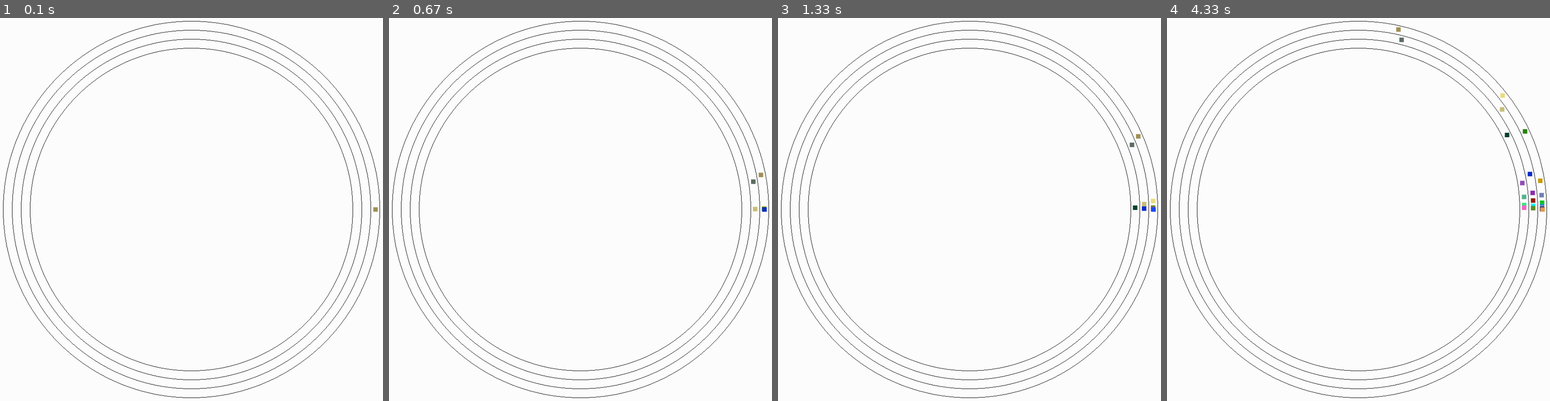
Above: before the commit, frames 1-4 (left to right).
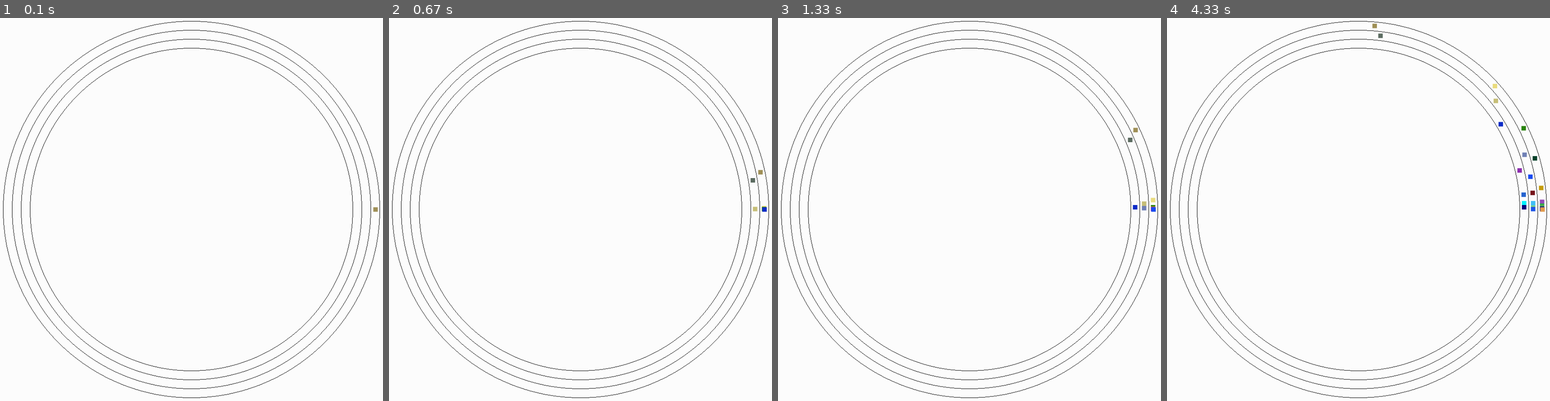
Above: after the commit, the same moments.

Repository: atonderski/TrafficMadness
Game: pygame game, started from traffic_madness/main.py
Two runs of this game, one before a commit and one after it. Both use one fixed random seed, a clock stepped at 60 frames per second and the inputs below.
Inputs:
- Up to frame 1 (0.1 s): no input
- Up to frame 2 (0.67 s): no input
- Up to frame 3 (1.33 s): no input
- Up to frame 4 (4.33 s): no input

Frame 1 is identical in both runs. In frame 2, less than 0.1% of the frame differs, in the area x 94-98%, y 39-44%; in frame 3, 0.1%; in frame 4, 0.5%, in the area x 53-99%, y 1-51%.

Commit message:
Added aggressive car

Diff:
--- a/traffic_madness/car/aggressive_car.py
+++ b/traffic_madness/car/aggressive_car.py
@@ -1,29 +1,19 @@
 from traffic_madness.car import Car
 from traffic_madness.config import Config
+from traffic_madness.car.lane_switching_car import LaneSwitchingCar
 
+class AggressiveCar(LaneSwitchingCar):
+    def __init__(self, position, velocity, lane):
+        config = Config()
+        super().__init__(position, velocity, lane)
+        self.acceleration *= config.aggressiveness
+        self.deceleration *= config.aggressiveness
+        self.safetymultiplier /= config.aggressiveness
 
-class AggressiveCar(Car):
     def update(self, target_speed, nearby_cars):
         config = Config()
-        timestep = 1
-        target_speed *= config.aggressiveness
         distances = []  # Stores distances of neighbours
         # Cannot set to 0, else cars never brake
-        safety_distance = self.velocity * 1.8 / config.aggressiveness
-        # Find the one in front of us
-        for i in range(0, len(nearby_cars)):
-            distance = nearby_cars[i].position - self.position
-            distances.append(distance)
-        # Decide if we want to brake or accelerate
+        target_speed *= config.aggressiveness
 
-        if not distances or max(distances) >= safety_distance:
-            if self.velocity < target_speed:
-                # If there is room and car is below speed limit, accelerate
-                self.velocity = \
-                    min([self. velocity + self.acceleration * timestep,
-                                      target_speed])
-            self.position += self.velocity * timestep
-
-        elif max(distances) < safety_distance:
-            self.velocity -= self.deceleration * timestep
-            self.position += self.velocity * timestep
+        super().update(target_speed, nearby_cars)
--- a/traffic_madness/track/multi_lane_track.py
+++ b/traffic_madness/track/multi_lane_track.py
@@ -1,6 +1,7 @@
 from copy import deepcopy
 
 from traffic_madness.car.lane_switching_car import LaneSwitchingCar
+from traffic_madness.car.aggressive_car import AggressiveCar
 from traffic_madness.car.simple_car import SimpleCar
 from traffic_madness.track import Track
 from traffic_madness.track.trackbucket import TrackBucket
@@ -52,7 +53,7 @@
         if any([abs(car.position - self.track_length) < self.buffer_length for
                 car in cars]):
             return
-        new_car = LaneSwitchingCar(position=0,
+        new_car = AggressiveCar(position=0,
                                    velocity=self.speed_limit,
                                    lane=lane)
         self.cars.add_car(new_car)
